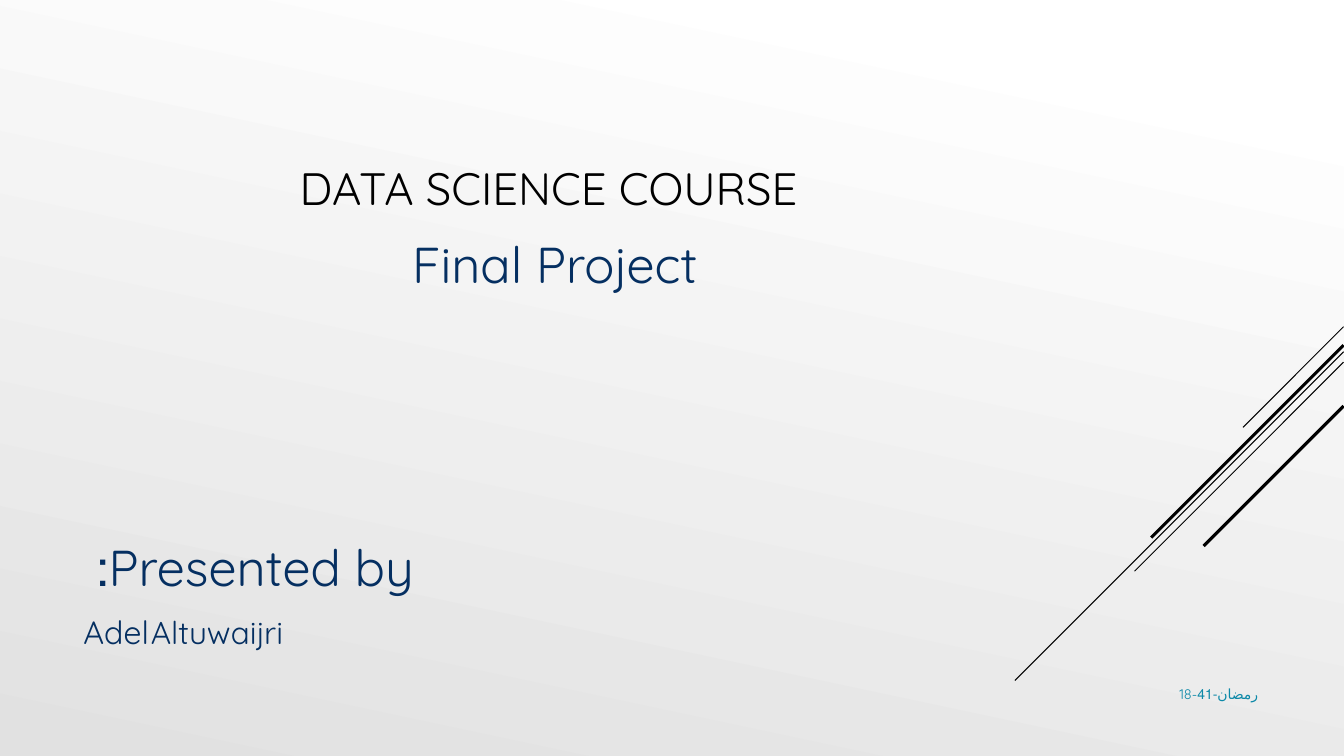
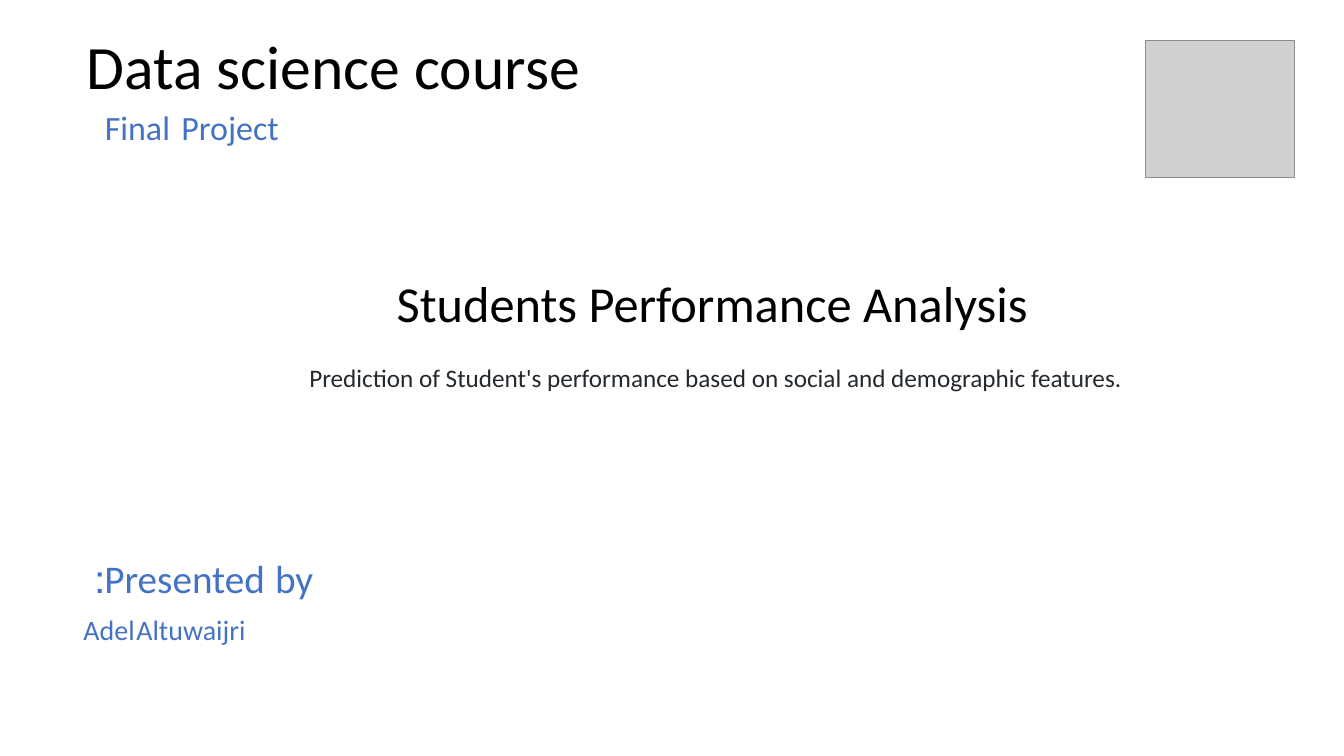
Before and after one commit to AdelAltuwaijri/StudentsPerformanceAnalysis, a slide deck: slide 1 of Student Performance Analysis Project.pptx. Drawn at 1344x756 pixels with LibreOffice and Linux fonts; fonts in the diff are those of the drawing; grey boxes stand for pictures. Boxes give left, top, right and bottom in pixels: in the first picture for what was removed or moved away, otherwise in the second. Text is boxed around its words. In the diff, an @@ line names an element or a change of style, - is before the commit and + after.

```diff
--- a/Student Performance Analysis Project.pptx
+++ b/Student Performance Analysis Project.pptx
@@ background gradient #FFFFFF to #E1E1E1 to #FFFFFF @@
@@ title at <box>86,46,579,90</box>: text changed; size 32.4 to 44 pt; font Quicksand to Calibri @@
-DATA SCIENCE COURSE
+Data science course
@@ picture added at <box>1145,40,1295,177</box> @@
@@ text "Final Project": place and size @@
-text "Final Project" at <box>412,245,697,293</box>
+text "Final Project" at <box>105,116,278,146</box>
@@ text "Final Project" at <box>105,116,278,146</box>: size 36 to 24.3 pt, font Quicksand to Calibri, text colour #052F61 to #4472C4 @@
@@ text added at <box>397,287,1028,330</box>, 36 pt, text #000000 @@
+Students Performance Analysis
@@ text added at <box>309,369,1121,392</box>, 18 pt, text #24292E @@
+Prediction of Student's performance based on social and demographic features.
@@ group removed at <box>1015,327,1344,681</box>: 5 lines @@
@@ text "Presented by:" at <box>83,565,313,645</box>: size 36 to 28 pt in "Presented by:"; font Quicksand to Calibri, text colour #052F61 to #4472C4; size 23 to 20 pt in "Adel"; size 22.5 to 20 pt in "Altuwaijri"; line spacing 0.9 to 1.1; less space between paragraphs; line spacing 1 to 0.9 @@
@@ text removed at <box>1179,688,1258,703</box> @@
-18-رمضان-41
```
Also in this commit, not shown: 12 other slides changed, 7 slides added, 1 slide removed, 7 other files.
